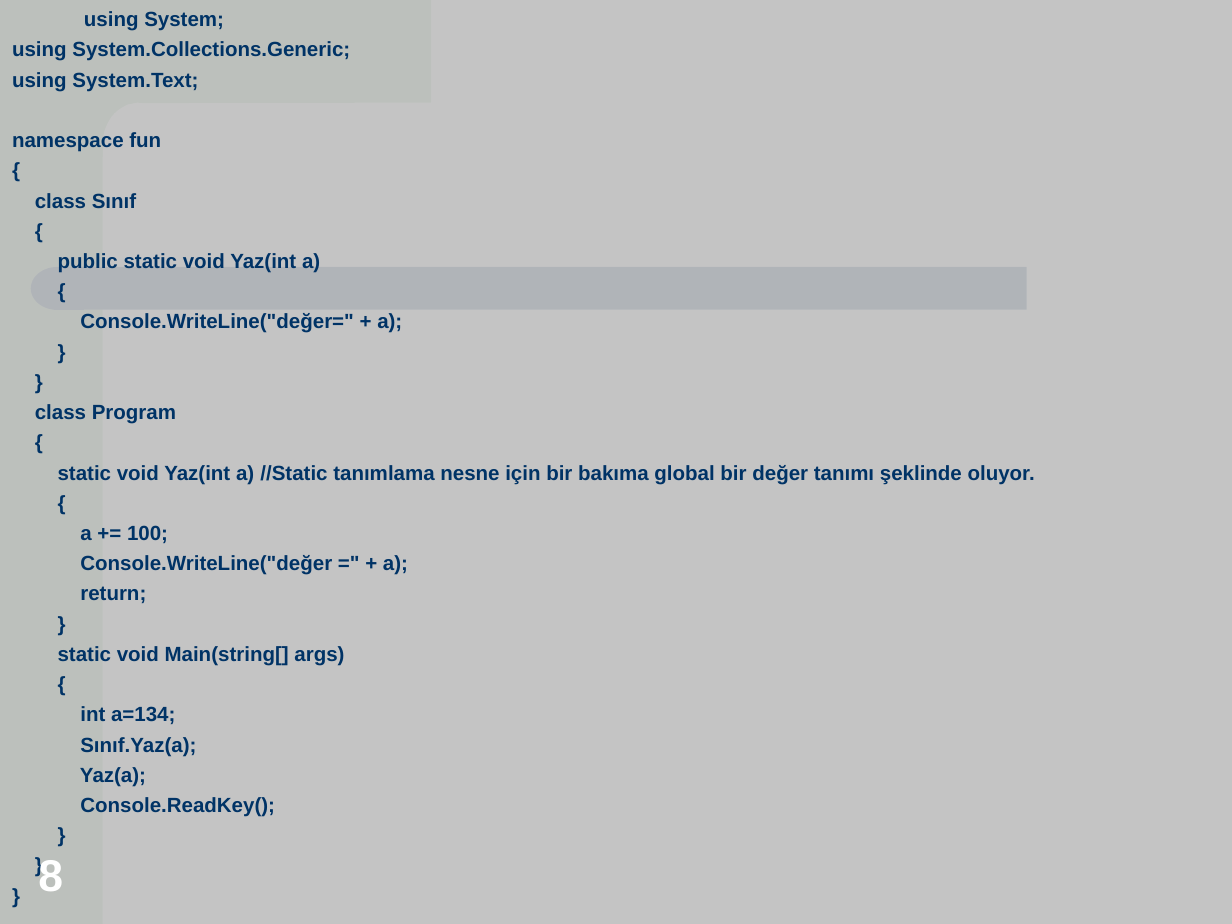
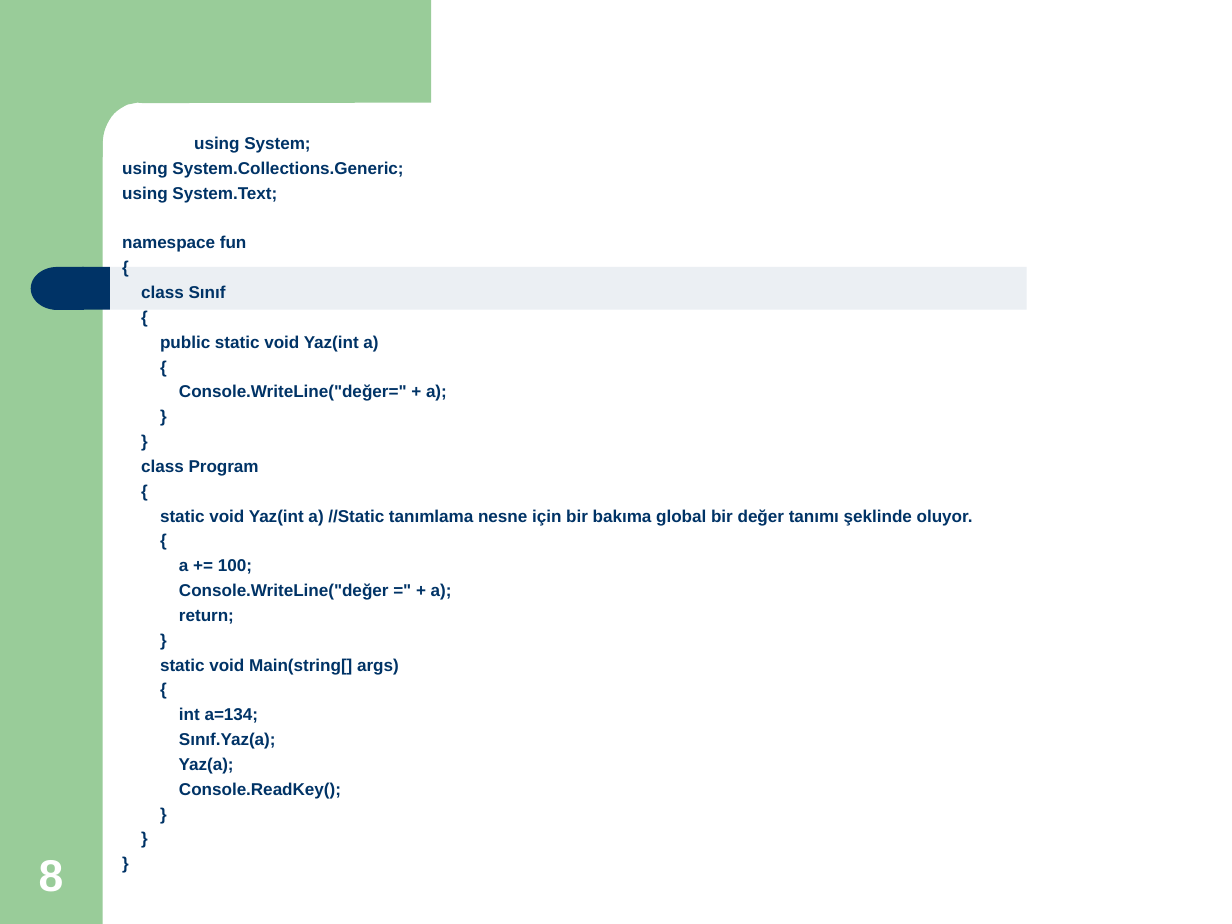
Before and after one commit to gmihran/DijitalOyunlar2020, a slide deck: slide 8 of Hafta3 C# Metotlar.ppt. Drawn at 1232x924 pixels with LibreOffice and Linux fonts; fonts in the diff are those of the drawing. Boxes give left, top, right and bottom in pixels: in the first picture for what was removed or moved away, otherwise in the second. Text is boxed around its words. In the diff, an @@ line names an element or a change of style, - is before the commit and + after.

```diff
--- a/Hafta3 C# Metotlar.ppt
+++ b/Hafta3 C# Metotlar.ppt
@@ text "using System;": place and size @@
-text "using System;" at [0, 0, 1232, 924]
+text "using System;" at [122, 136, 973, 799]
@@ text "using System;" at [122, 136, 973, 799]: size 12 to 10 pt; fill #C0C0C0 at 92% opacity to none @@
```
Also in this commit, not shown: 3 other slides changed, 1 slide removed.
